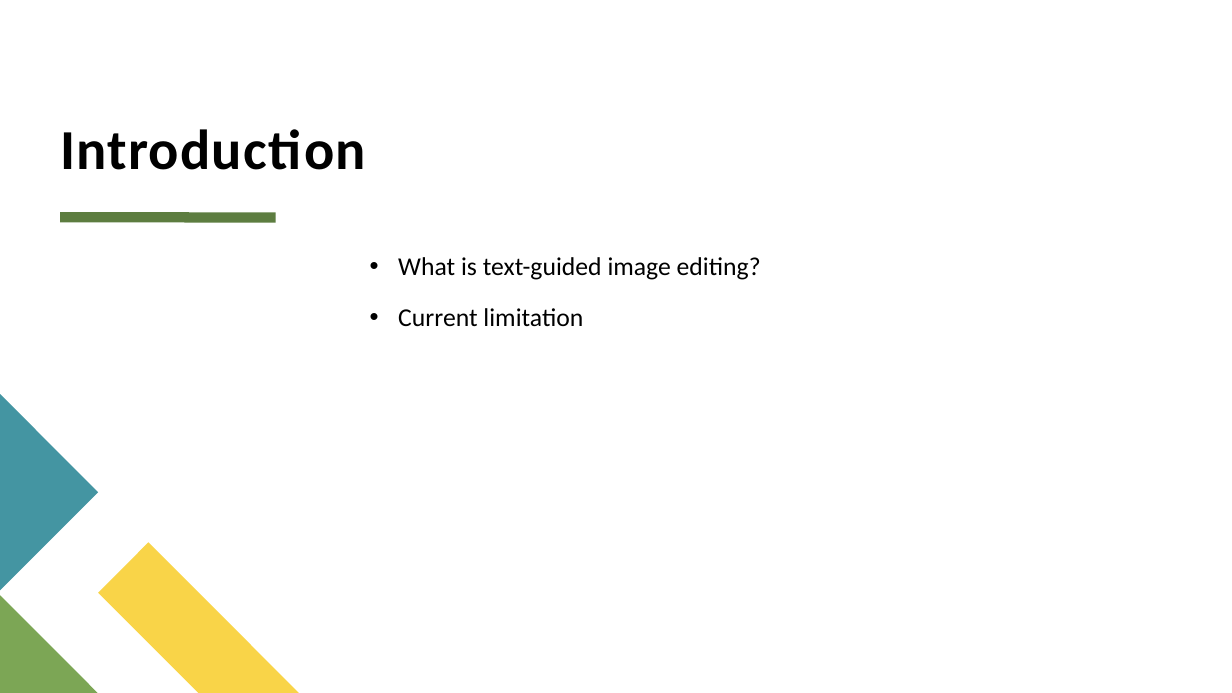
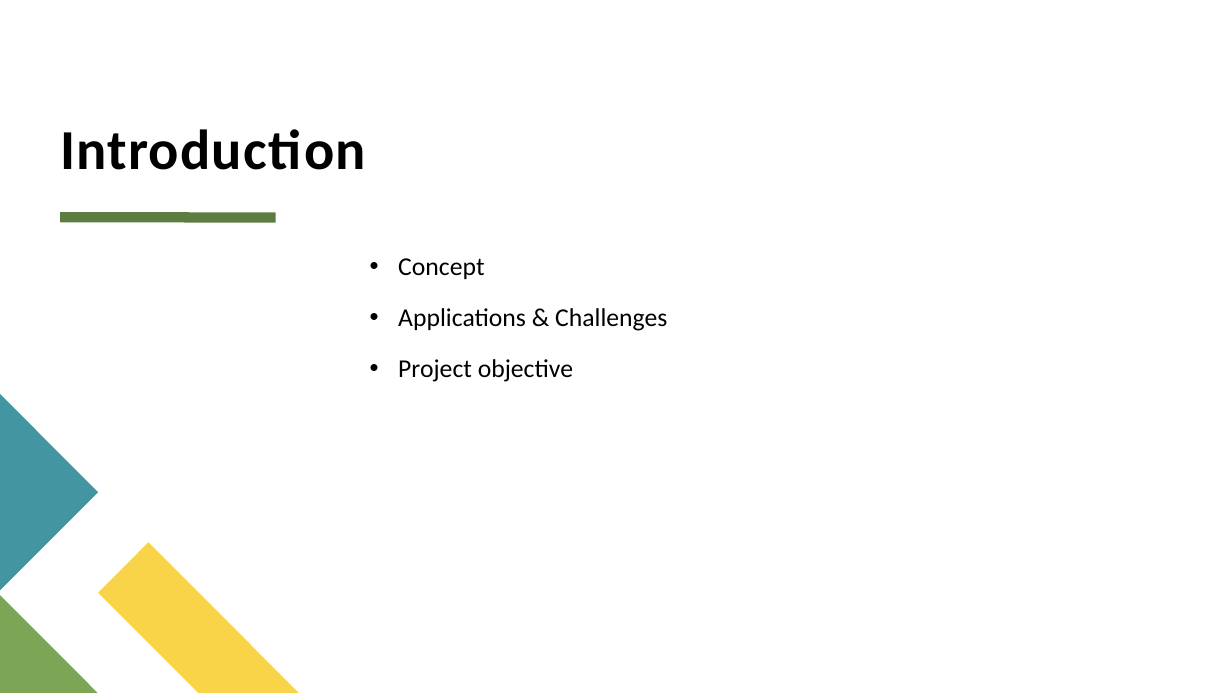
Before and after one commit to Anh26535D/cpp, a slide deck: slide 3 of report_computer_vision.pptx. Drawn at 1232x693 pixels with LibreOffice and Linux fonts; fonts in the diff are those of the drawing. Boxes give left, top, right and bottom in pixels: in the first picture for what was removed or moved away, otherwise in the second. Text is boxed around its words. In the diff, an @@ line names an element or a change of style, - is before the commit and + after.

```diff
--- a/report_computer_vision.pptx
+++ b/report_computer_vision.pptx
@@ text at [398,258,667,382]: text changed @@
-• What is text-guided image editing?
-• Current limitation
+• Concept
+• Applications & Challenges
+• Project objective
```
Also in this commit, not shown: 4 slides added, 12 slides removed.
